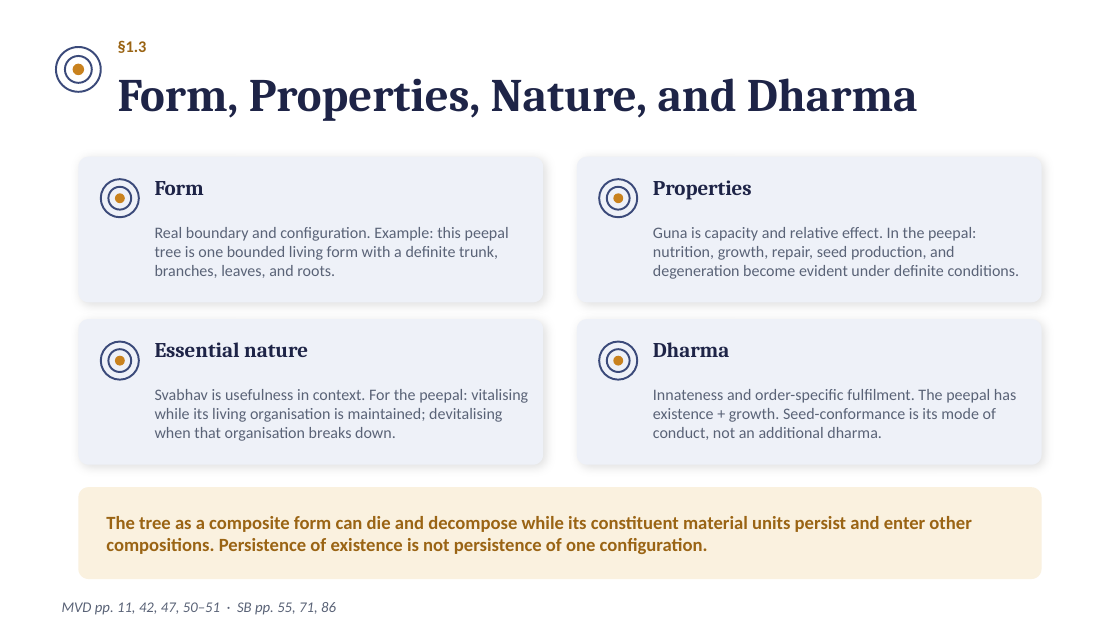
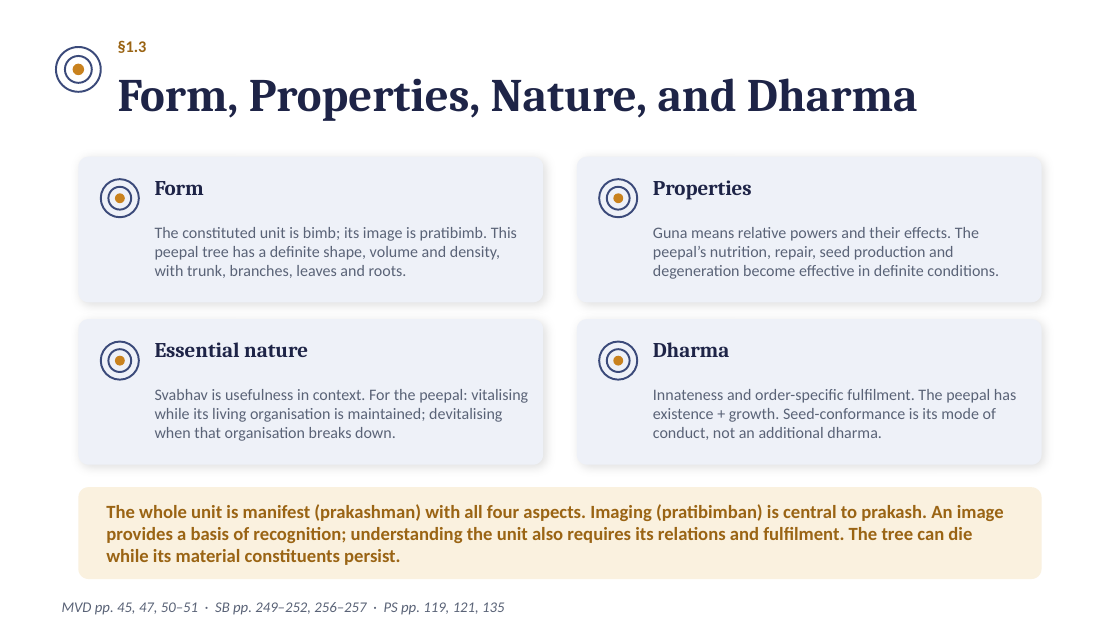
Before and after one commit to raghavamohan/AnalyticMadhyasthDarshan, a slide deck: slide 9 of Studies/The-Ontology-of-Coexistence/The-Ontology-of-Existence-Madhyasth-Darshan.pptx. Drawn at 1120x630 pixels with LibreOffice and Linux fonts; fonts in the diff are those of the drawing. Boxes give left, top, right and bottom in pixels: in the first picture for what was removed or moved away, otherwise in the second. Text is boxed around its words. In the diff, an @@ line names an element or a change of style, - is before the commit and + after.

```diff
--- a/Studies/The-Ontology-of-Coexistence/The-Ontology-of-Existence-Madhyasth-Darshan.pptx
+++ b/Studies/The-Ontology-of-Coexistence/The-Ontology-of-Existence-Madhyasth-Darshan.pptx
@@ text at (x1=155, y1=227, x2=517, y2=278): text changed @@
-Real boundary and configuration. Example: this peepal tree is one bounded living form with a definite trunk, branches, leaves, and roots.
+The constituted unit is bimb; its image is pratibimb. This peepal tree has a definite shape, volume and density, with trunk, branches, leaves and roots.
@@ text at (x1=653, y1=227, x2=999, y2=279): text changed @@
-Guna is capacity and relative effect. In the peepal: nutrition, growth, repair, seed production, and degeneration become evident under definite conditions.
+Guna means relative powers and their effects. The peepal’s nutrition, repair, seed production and degeneration become effective in definite conditions.
@@ text at (x1=106, y1=504, x2=1004, y2=565): text changed @@
-The tree as a composite form can die and decompose while its constituent material units persist and enter other compositions. Persistence of existence is not persistence of one configuration.
+The whole unit is manifest (prakashman) with all four aspects. Imaging (pratibimban) is central to prakash. An image provides a basis of recognition; understanding the unit also requires its relations and fulfilment. The tree can die while its material constituents persist.
@@ text at (x1=62, y1=602, x2=504, y2=615): text changed @@
-MVD pp. 11, 42, 47, 50–51 · SB pp. 55, 71, 86
+MVD pp. 45, 47, 50–51 · SB pp. 249–252, 256–257 · PS pp. 119, 121, 135
```
Also in this commit, not shown: 13 other slides changed, 1 slide added, 9 other files.
